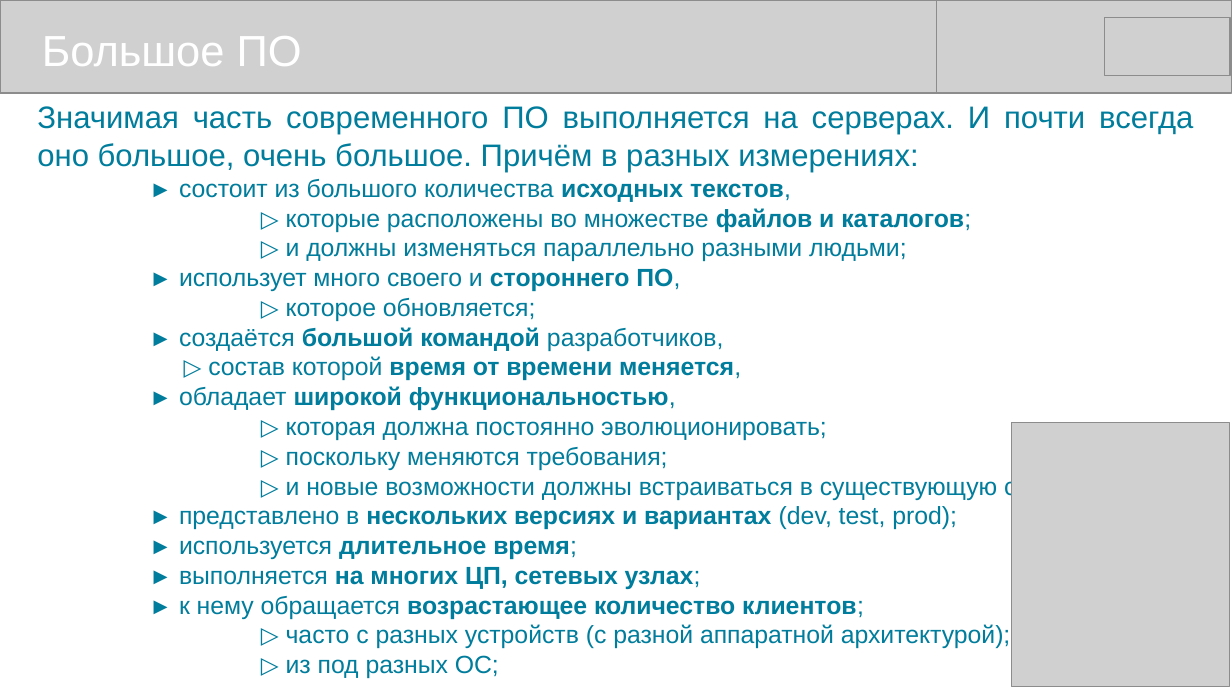
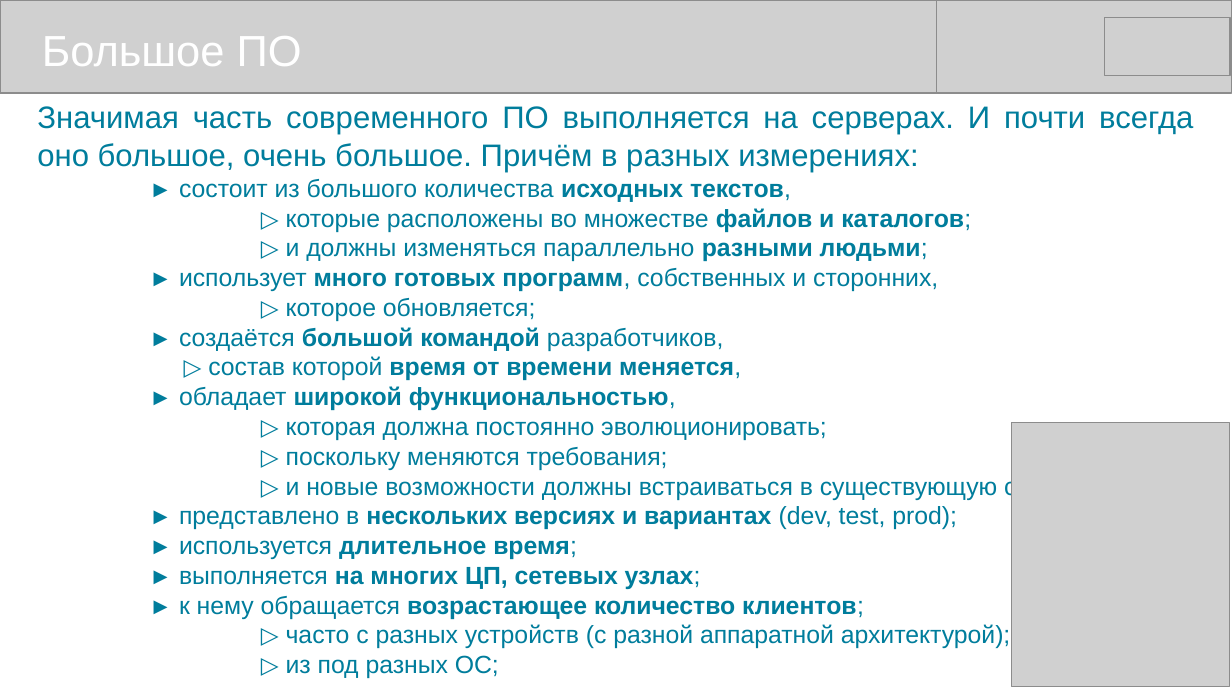
Before and after one commit to mike-shock/Go_language, a slide deck: slide 3 of view/Go_View.odp. Drawn at 1232x693 pixels with LibreOffice and Linux fonts; fonts in the diff are those of the drawing; grey boxes stand for pictures. Boxes give left, top, right and bottom in pixels: in the first picture for what was removed or moved away, otherwise in the second. Text is boxed around its words. In the diff, an @@ line names an element or a change of style, - is before the commit and + after.

```diff
--- a/view/Go_View.odp
+++ b/view/Go_View.odp
@@ text at (179,268,938,291): text changed @@
-► использует много своего и стороннего ПО,
+► использует много готовых программ, собственных и сторонних,
@@ text at (286,242,928,261): bold on in "разными людьми;" @@
```
Also in this commit, not shown: 12 other slides changed, 3 other files.
